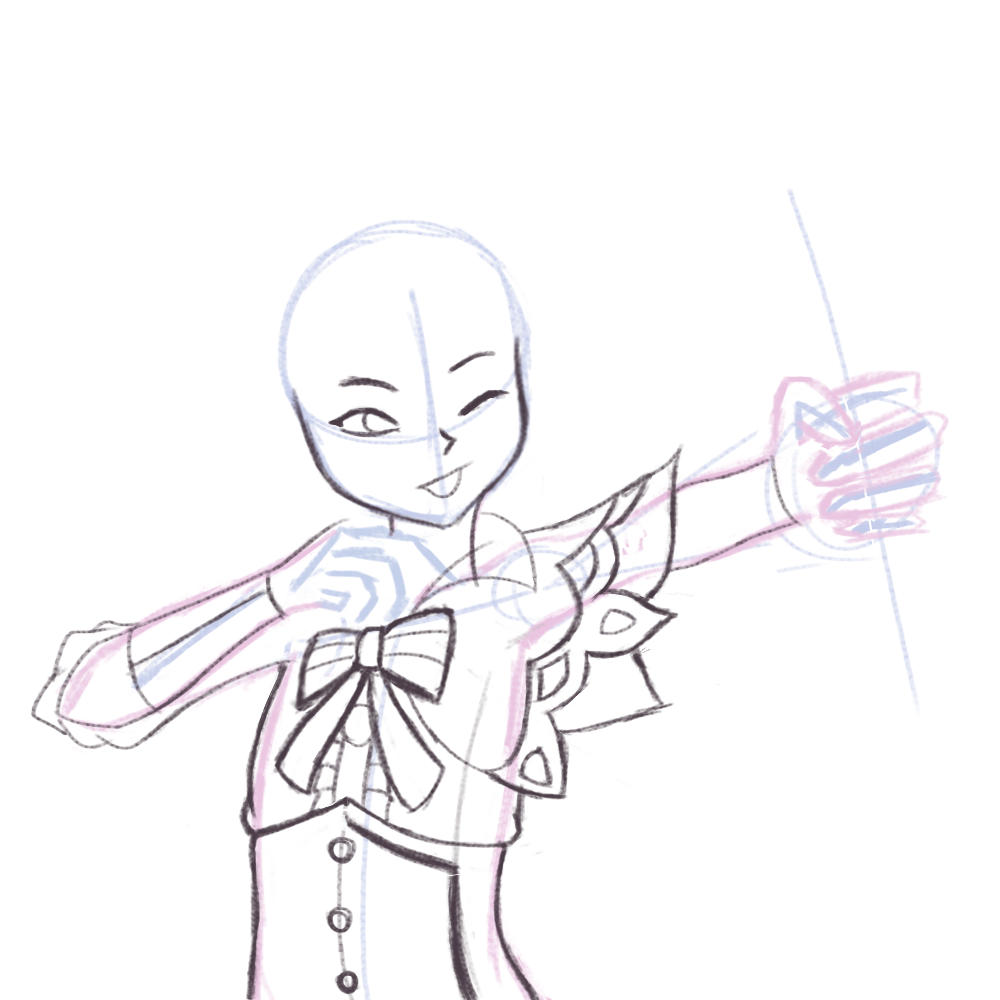
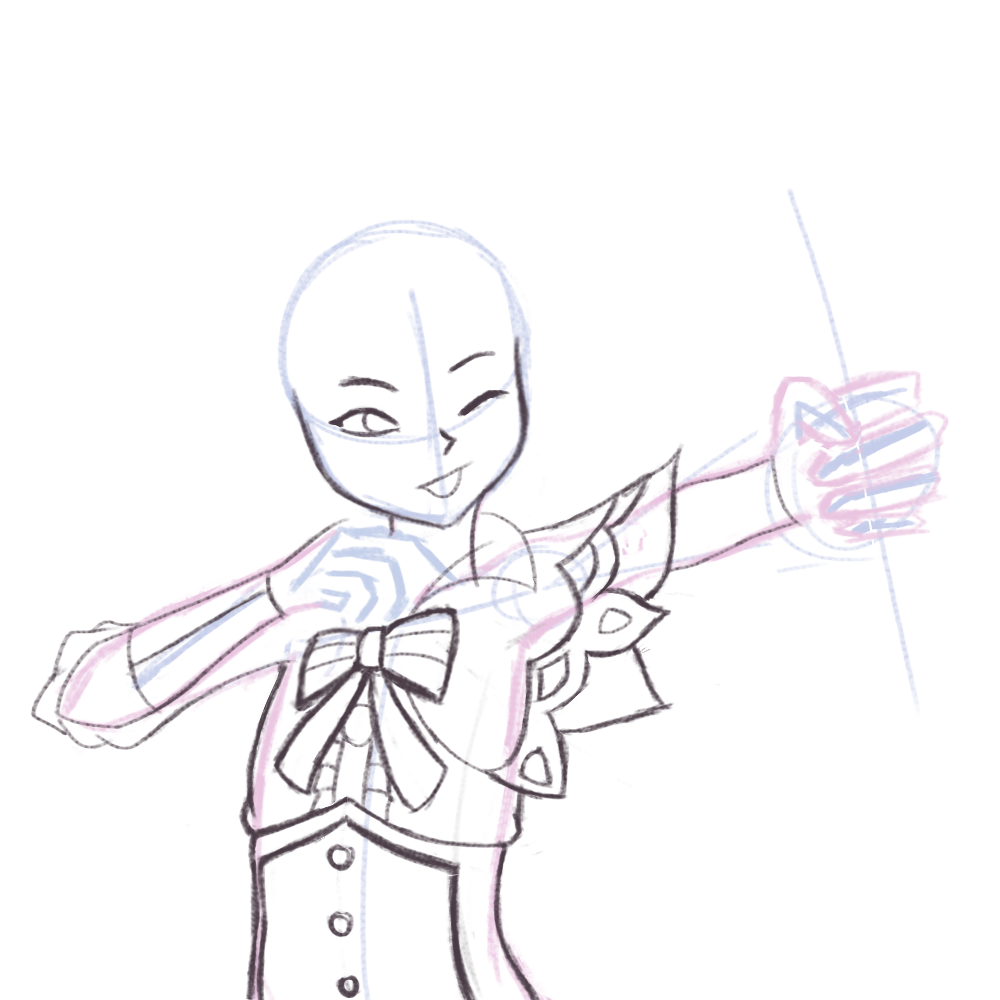
Comparing the layer stacks of the two 1000 x 1000 images. Changes:
painted on "Layer 7" over [251, 799, 480, 1000]
painted on "Layer 3" over [560, 584, 679, 734]
painted on "rascunho2" over [270, 602, 460, 815]
painted on "Layer 2" over [449, 670, 493, 951]
